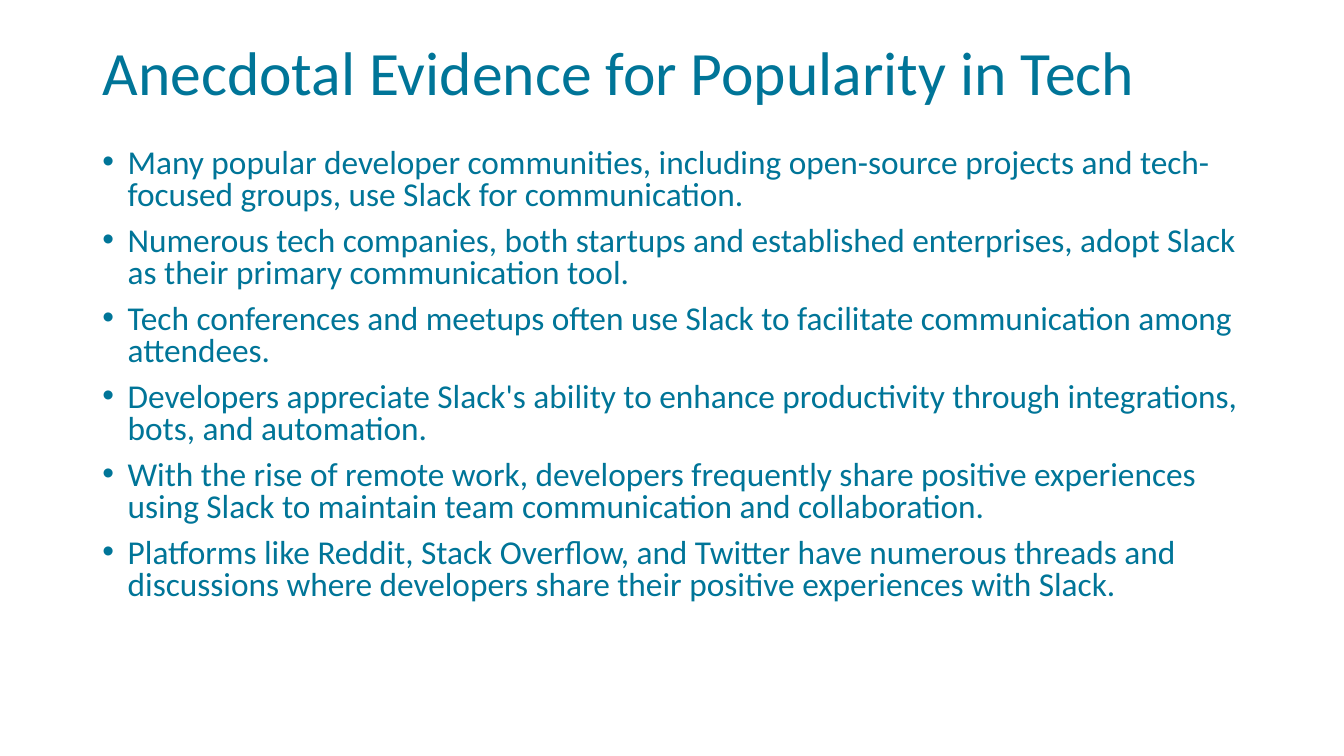
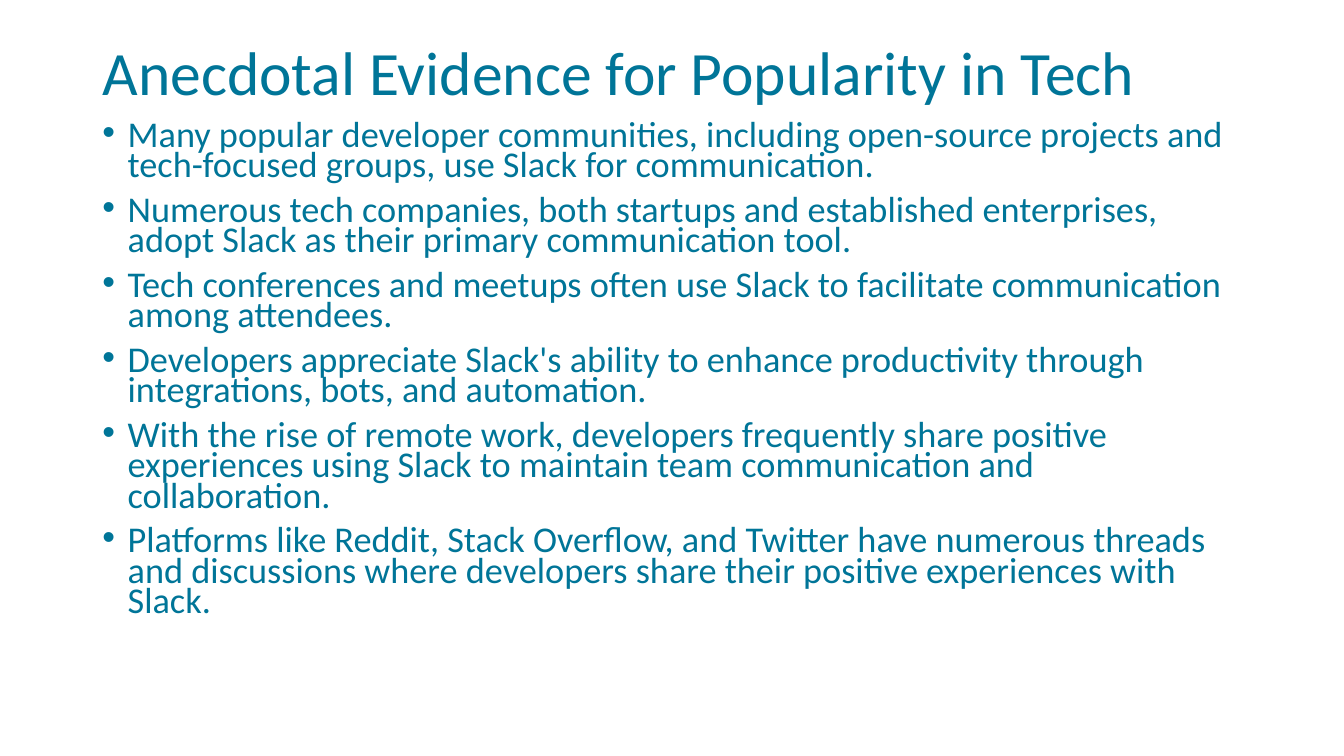
Before and after one commit to FSCJ-FacultyDev/HITEC2024, a slide deck: slide 4 of LeveragingSlackForStudentCollaboration.pptx. Drawn at 1344x756 pixels with LibreOffice and Linux fonts; fonts in the diff are those of the drawing; background and template pictures are left out. Boxes give left, top, right and bottom in pixels: in the first picture for what was removed or moved away, otherwise in the second. Text is boxed around its words. In the diff, an @@ line names an element or a change of style, - is before the commit and + after.

```diff
--- a/LeveragingSlackForStudentCollaboration.pptx
+++ b/LeveragingSlackForStudentCollaboration.pptx
@@ text "Many popular developer communities, including ...": place and size @@
-text "Many popular developer communities, including ..." at bbox=[128, 151, 1237, 602]
+text "Many popular developer communities, including ..." at bbox=[128, 121, 1222, 614]
@@ text "Many popular developer communities, including ..." at bbox=[128, 121, 1222, 614]: size 23.8 to 25.9 pt; line spacing 0.8 to 0.7 @@
```
Also in this commit, not shown: 5 other slides changed, 5 slides added.
